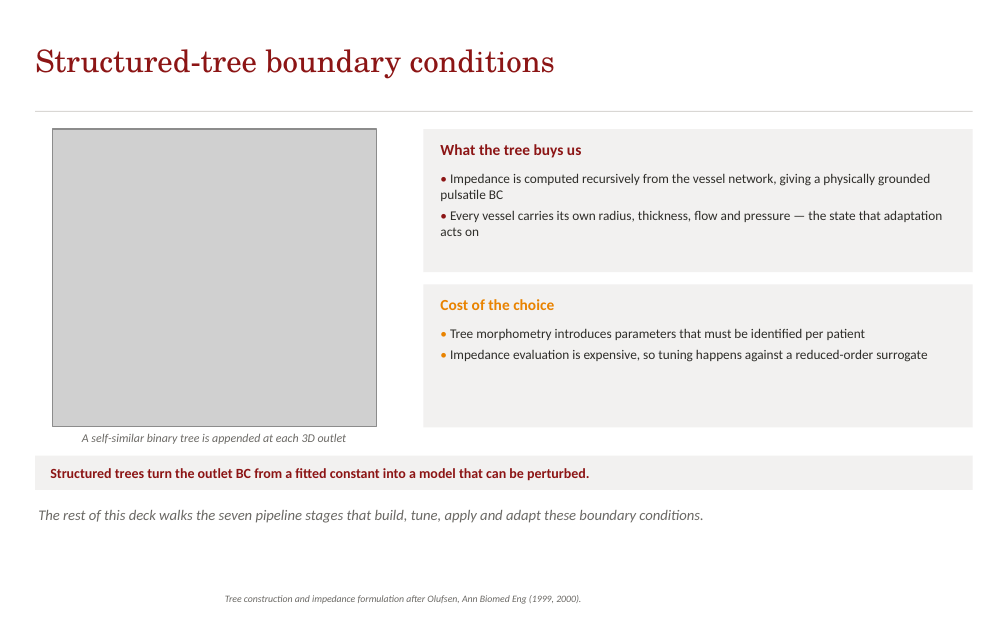
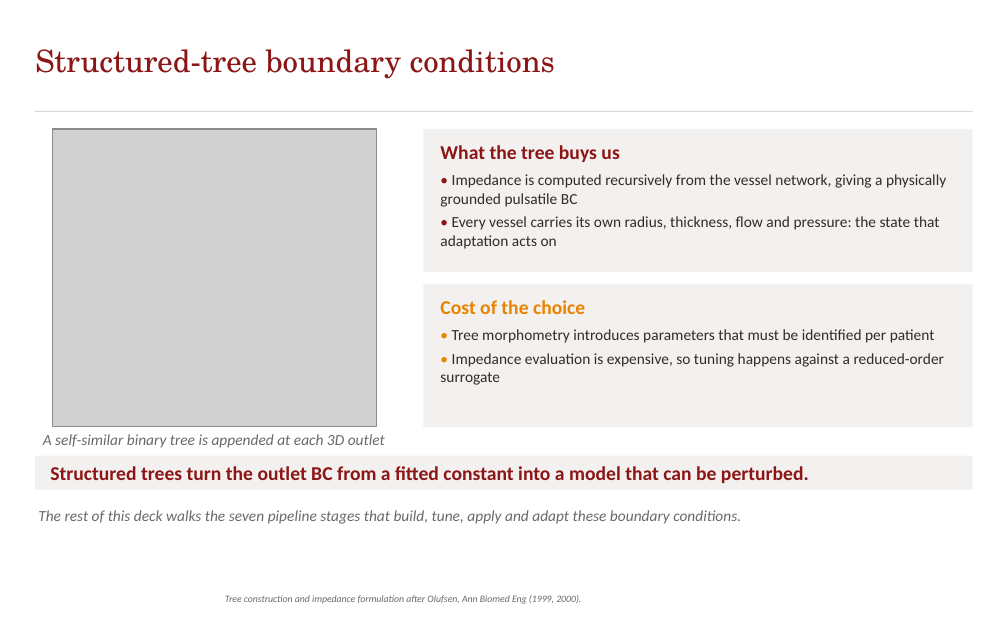
Before and after one commit to ncdorn/svzt-agent, a slide deck: slide 5 of PPAS_pipeline_reference.pptx. Drawn at 1008x630 pixels with LibreOffice and Linux fonts; fonts in the diff are those of the drawing; grey boxes stand for pictures; background and template pictures are left out. Boxes give left, top, right and bottom in pixels: in the first picture for what was removed or moved away, otherwise in the second. Text is boxed around its words. In the diff, an @@ line names an element or a change of style, - is before the commit and + after.

```diff
--- a/PPAS_pipeline_reference.pptx
+++ b/PPAS_pipeline_reference.pptx
@@ text "What the tree buys us" at box(440, 145, 619, 162): size 11 to 14 pt @@
@@ text at box(440, 174, 946, 207): size 9.5 to 11 pt in "• Impedance is computed recursively from the ..." @@
@@ text at box(440, 216, 940, 249): text changed; size 9.5 to 11 pt @@
-• Every vessel carries its own radius, thickness, flow and pressure — the state that adaptation acts on
+• Every vessel carries its own radius, thickness, flow and pressure: the state that adaptation acts on
@@ text "Cost of the choice" at box(440, 300, 585, 314): size 11 to 14 pt @@
@@ text "• Tree morphometry introduces parameters ..." at box(440, 329, 945, 385): size 9.5 to 11 pt @@
@@ text "A self-similar binary tree is ..." at box(43, 434, 385, 448): size 8.5 to 11 pt @@
@@ text "Structured trees turn the outlet ..." at box(50, 466, 809, 483): size 10 to 14 pt @@
@@ text "The rest of this deck ..." at box(38, 510, 741, 524): size 10.5 to 11 pt @@
```
Also in this commit, not shown: 60 other slides changed, 31 slides added, 5 slides removed.
